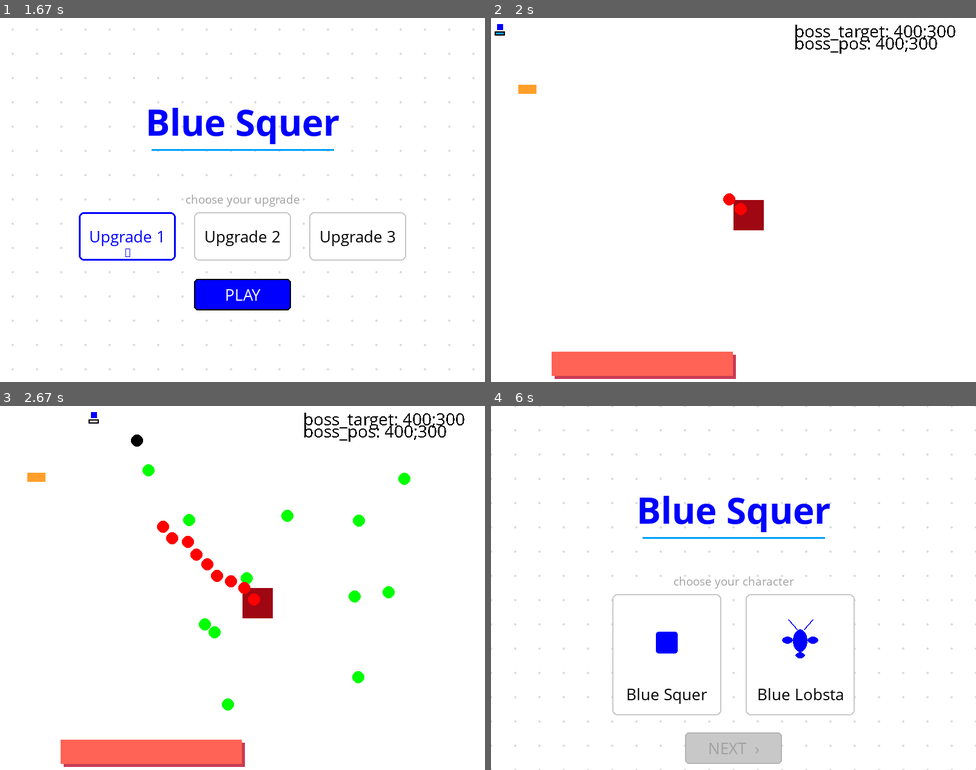
Above: before the commit, frames 1-4 (two rows, left to right).
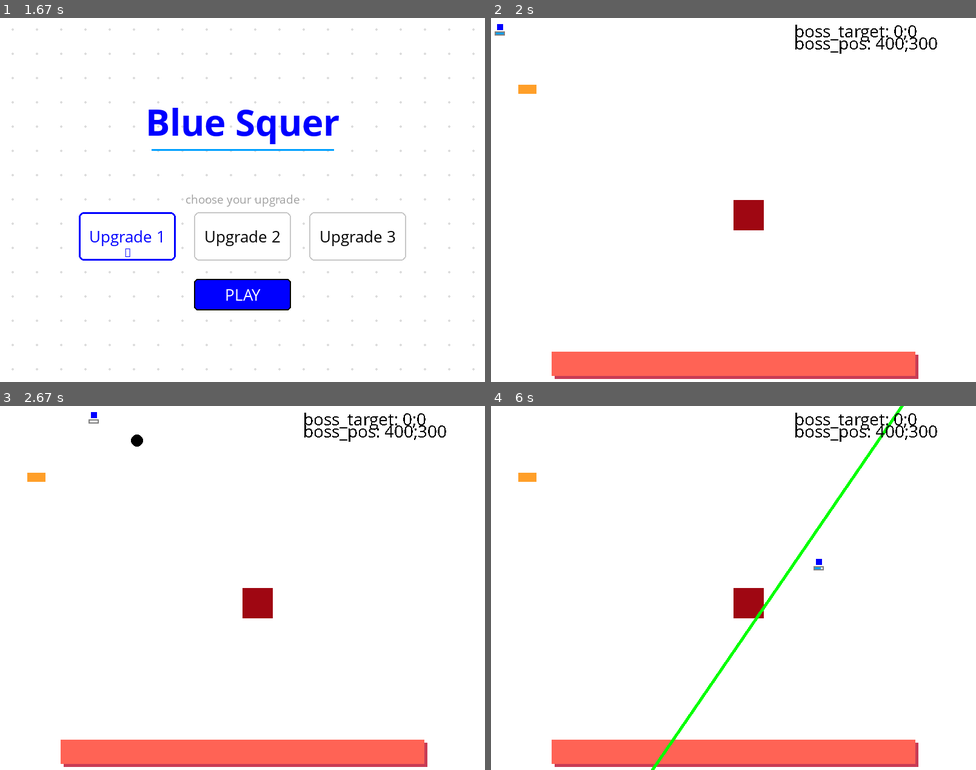
Above: after the commit, the same moments.

Repository: johannesbenjohannes/BlueSquer
Game: pygame game, started from main.py
The game is run twice, just before and just after one commit, with the same random seed, the same clock (stepped at 60 frames per second) and the same inputs.
Inputs (mouse positions are in pixels of both pictures, inside the frame that each line leads up to):
- Up to frame 1 (1.67 s): click "PLAY" at 0.38 s; click "Blue Lobsta" at 0.72 s; click "NEXT ›" at 1.05 s; click "Upgrade 1" at 1.38 s
- Up to frame 2 (2 s): click "PLAY" at 1.72 s
- Up to frame 3 (2.67 s): click (252, 464) at 2.05 s; hold D from 2.33 s (still down); tap Space at 2.4 s; click (126, 515) at 2.42 s
- Up to frame 4 (6 s): tap Space at 2.7, 2.9, 3.2, 3.4, 3.73, 4.03, 4.4, 4.8, 5.1, 5.3, 5.6, 5.8 s; release D at 2.8 s; hold D 2.83-3.3 s; tap Z at 2.98, 4.48, 5.88 s; hold S 3.33-3.63 s; hold D 3.67-4.3 s; hold S 4.33-4.7 s; hold D 4.73-5.2 s; hold D 5.23-5.7 s; hold S from 5.73 s (still down)

Frame 1 is identical in both runs. In frame 2, 3.2% of the frame differs, in the area x 0-96%, y 2-100%; in frame 3, 4.4%; in frame 4, 12%, in the area x 0-100%, y 0-100%.

Commit message:
fixed some stuff

Diff:
--- a/main.py
+++ b/main.py
@@ -33,6 +33,8 @@
     SALMON = (255, 99, 85)
     DARK_SALMON = (200, 60, 85)
     BORDEAUX = (159, 7, 18)
+    GRAY = (128,128,128)
+
     speed = 3
 
 
@@ -431,7 +433,7 @@
         boss_target_pos = Vector2(1,1)
         player_direction = Vector2(1,1)
         compteur = 0
-        nb_phase = 3
+        nb_phase = 1
         current_pattern = "NO PATTERN"
         previous_pattern = "NO PATTERN"
         draw_what = "NO PATTERN"
@@ -451,7 +453,7 @@
         has_shot = False
         compteur_shot = 30
         speed = 3
-        boss = Ennemy(Vector2(400,300),50,50,299)
+        boss = Ennemy(Vector2(400,300),50,50,600)
 
         # --- 3. Boucle principale ---
         game_running = True
@@ -532,7 +534,7 @@
                 pygame.draw.rect(fenetre, BLUE, (rect_x, rect_y, 10, 10))
                 pygame.draw.circle(fenetre, WHITE, (rect_x+5, rect_y+5,), 200, 1)
                 pygame.draw.rect(fenetre, LIGHT_BLUE, (rect_x-3.5,rect_y+12,round(compteur_dash/8),6))  # dash bar
-                pygame.draw.rect(fenetre, BLACK, (rect_x-3.5,rect_y+12,17,7), 2)  # dash box
+                pygame.draw.rect(fenetre, GRAY, (rect_x-3.5,rect_y+12,17,7), 2)  # dash box
                 pygame.draw.rect(fenetre, LIGHT_BRASS, (45,110,30,15))  # casing
                 pygame.draw.rect(fenetre, BRASS, (45,110,compteur_shot,15))  # bullet
                 pygame.draw.rect(fenetre, DARK_SALMON, (105,555,boss.health,40))
@@ -574,7 +576,7 @@
                 else:
                     if compteur % round(boss.health/10) == 0:
                         for i in range(12):
-                            CircleAttack.circles.append(CircleAttack(rd.randint(100,700), rd.randint(100,500)))
+                            CircleAttack.circles.append(CircleAttack(rd.randint(10,790), rd.randint(10,590)))
                     if compteur % 6 == 0:
                         projectile.append(Bullet(Vector2(boss.pos.x+25,boss.pos.y+25), Vector2(boss.pos.x+25-rect_x+5+rd.randint(-40,40),boss.pos.y+25-rect_y+5+rd.randint(-40,40)).unit, RED,-4))
                     for circle in CircleAttack.circles:
